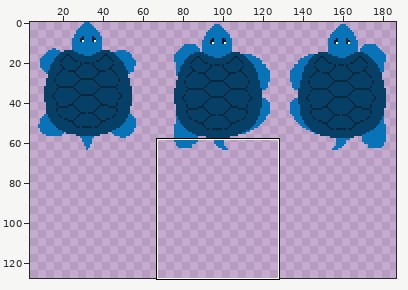
A sprite sheet gets an edit: assets/images/TurtleAnimationSheet.png. The first picture is a wide view before the edit; the outline marks the close-up.
Close-up. First the earlier version:
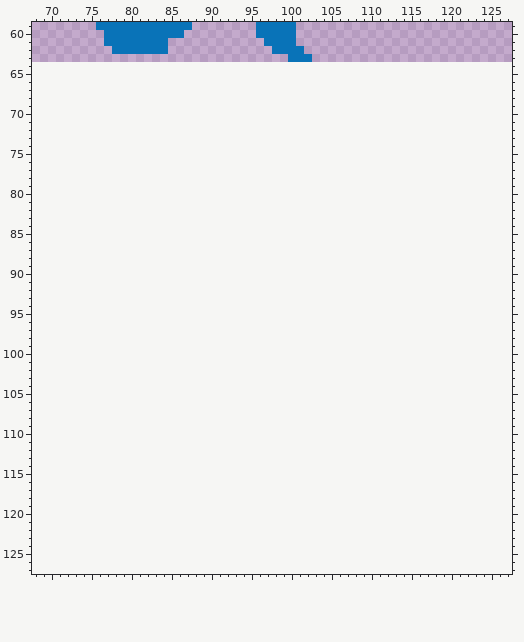
The file is 236x64 pixels. Pixels under 10% opacity are left out. Colours within 5 levels of each other are drawn and written as one. Shown: x 68..127, y 59..127. The old version is drawn lined up with the new one, on the new canvas. The wide view leaves out empty margins. The commit also changed other parts of the picture, which this record leaves out.
And afterwards:
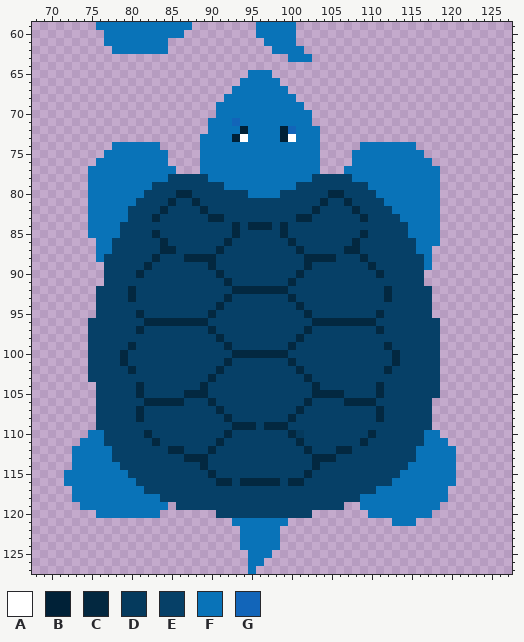
Palette (. is transparent): A #ffffff  B #002137  C #032840  D #053a5d  E #064067  F #0973b8  G #1265b9
The exact change:
canvas 236x64 -> 192x128, the old top-left corner now at -3,0 (the part of the old canvas that was cut away was empty and is not shown)
Changed rows in their new state; - is an unchanged pixel.
first column x 72:
 65 -----------------------FFF-----------------------
 66 ----------------------FFFFF----------------------
 67 ---------------------FFFFFFF---------------------
 68 --------------------FFFFFFFFF--------------------
 69 -------------------FFFFFFFFFFF-------------------
 70 -------------------FFFFFFFFFFFF------------------
 71 ------------------FFFGFFFFFFFFF------------------
 72 ------------------FFFFBFFFFBGFFF-----------------
 73 -----------------FFFFBAFFFFBAFFF-----------------
 74 ------FFFFFF-----FFFFFFFFFFFFFFF-----FFFFFFF-----
 75 -----FFFFFFFF----FFFFFFFFFFFFFFF----FFFFFFFFF----
 76 ----FFFFFFFFF----FFFFFFFFFFFFFFF----FFFFFFFFFF---
 77 ---FFFFFFFFFFF---FFFFFFFFFFFFFFF---FFFFFFFFFFFF--
 78 ---FFFFFFFFFFEEEEEFFFFFFFFFFFFFEEEEEFFFFFFFFFFF--
 79 ---FFFFFFFFEEEEEEEEEFFFFFFFFFEEEEEEEEEFFFFFFFFF--
 80 ---FFFFFFFEEEECCEEEEEEEFFFFEEEEEECCEEEEFFFFFFFF--
 81 ---FFFFFFEEEECEECEEEEEEEEEEEEEEECEECEEEEFFFFFFF--
 82 ---FFFFFEEEECEEEECEEEEEEEEEEEEECEEEECEEEEFFFFFF--
 83 ---FFFFFEEECEEEEEECCEEEEEEEEECCEEEEEECEEEEFFFFF--
 84 ---FFFFEEEEEEEEEEEEEECECCCECEEEEEEEEEEEEEEEFFFF--
 85 ---FFFFEEEECEEEEEEEEECEEEEECEEEEEEEEECEEEEEFFFF--
 86 ----FFEEEEEECEEEEEEECEEEEEEECEEEEEEECEEEEEEEFFF--
 87 ----FFEEEEEECCEEEEECEEEEEEEEECEEEEECCEEEEEEEFF---
 88 ----FEEEEEECEEECCCCEEEEEEEEEEECCCCEEECEEEEEEEF---
 89 -----EEEEECEEEEEEECEEEEEEEEEEECEEEEEEECEEEEEEF---
 90 -----EEEECEEEEEEEEECEEEEEEEEECEEEEEEEEECEEEEE----
 91 -----EEEEEEEEEEEEEEECEEEEEEECEEEEEEEEEEEEEEEE----
 92 ----EEEECEEEEEEEEEEEECCCCCCCEEEEEEEEEEEECEEEEE---
 93 ----EEEECEEEEEEEEEEECEEEEEEECEEEEEEEEEEECEEEEE---
 94 ----EEEEEEEEEEEEEEECEEEEEEEEECEEEEEEEEEEEEEEEE---
 95 ----EEEEECEEEEEEEECEEEEEEEEEEECEEEEEEEECEEEEEE---
 96 ---EEEEEEECCCCCCCCEEEEEEEEEEEEECCCCCCCCEEEEEEEE--
 97 ---EEEEEECEEEEEEEECEEEEEEEEEEECEEEEEEEECEEEEEEE--
 98 ---EEEEEEEEEEEEEEEECEEEEEEEEECEEEEEEEEEEEEEEEEE--
 99 ---EEEEECEEEEEEEEEEECEEEEEEECEEEEEEEEEEECEEEEEE--
100 ---EEEECEEEEEEEEEEEEECCCCCCCEEEEEEEEEEEEECEEEEE--
101 ---EEEECEEEEEEEEEEEECEEEEEEECEEEEEEEEEEEECEEEEE--
102 ---EEEEECEEEEEEEEEECEEEEEEEEECEEEEEEEEEECEEEEEE--
103 ---EEEEEEEEEEEEEEECEEEEEEEEEEECEEEEEEEEEEEEEEEE--
104 ----EEEEECEEEEEEECEEEEEEEEEEEEECEEEEEEECEEEEEEE--
105 ----EEEEECEEEEECCCEEEEEEEEEEEEECCCCEEEECEEEEEEE--
106 ----EEEEEECCCCCEEECEEEEEEEEEEECEEEECCCCEEEEEEE---
107 ----EEEEECEEEEEEEEECEEEEEEEEECEEEEEEEEECEEEEEE---
108 ----EEEEECEEEEEEEEEECEEEEEEECEEEEEEEEEECEEEEEE---
109 ----EEEEEEEEEEEEEEEEECCCECCCEEEEEEEEEEEEEEEEEE---
110 ---FFEEEEECEEEEEEEEECEEEEEEECDEEEEEEEECEEEEEEFF--
111 --FFFEEEEEECEEEEEEECEEEEEEEEECEEEEEEECEEEEEEEFFF-
112 -FFFFFEEEEEEECCEEECEEEEEEEEEEECEEECCEEEEEEEEFFFFF
113 -FFFFFEEEEEEEEECCCEEEEEEEEEEEEECCCEEEEEEEEEEFFFFF
114 -FFFFFFEEEEEEEEEECEEEEEEEEEEEEECEEEEEEEEEEEFFFFFF
115 FFFFFFFFEEEEEEEEEECEEEEEEEEEEECEEEEEEEEEEEFFFFFFF
116 FFFFFFFFFEEEEEEEEEECCECCCCCECCEEEEEEEEEEEFFFFFFFF
117 -FFFFFFFFFEEEEEEEEEEEEEEEEEEEEEEEEEEEEEFFFFFFFFF-
118 -FFFFFFFFFFFEEEEEEEEEEEEEEEEEEEEEEEEEFFFFFFFFFFF-
119 --FFFFFFFFFFF-EEEEEEEEEEEEEEEEEEEEE--FFFFFFFFFF--
120 ----FFFFFFFF-------EEEEEEEEEEEE-------FFFFFFFF---
121 ---------------------FFFFFFF-------------FFF-----
122 ----------------------FFFFF----------------------
123 ----------------------FFFFF----------------------
124 ----------------------FFFFF----------------------
125 -----------------------FFF-----------------------
126 -----------------------FF------------------------
127 -----------------------F-------------------------
